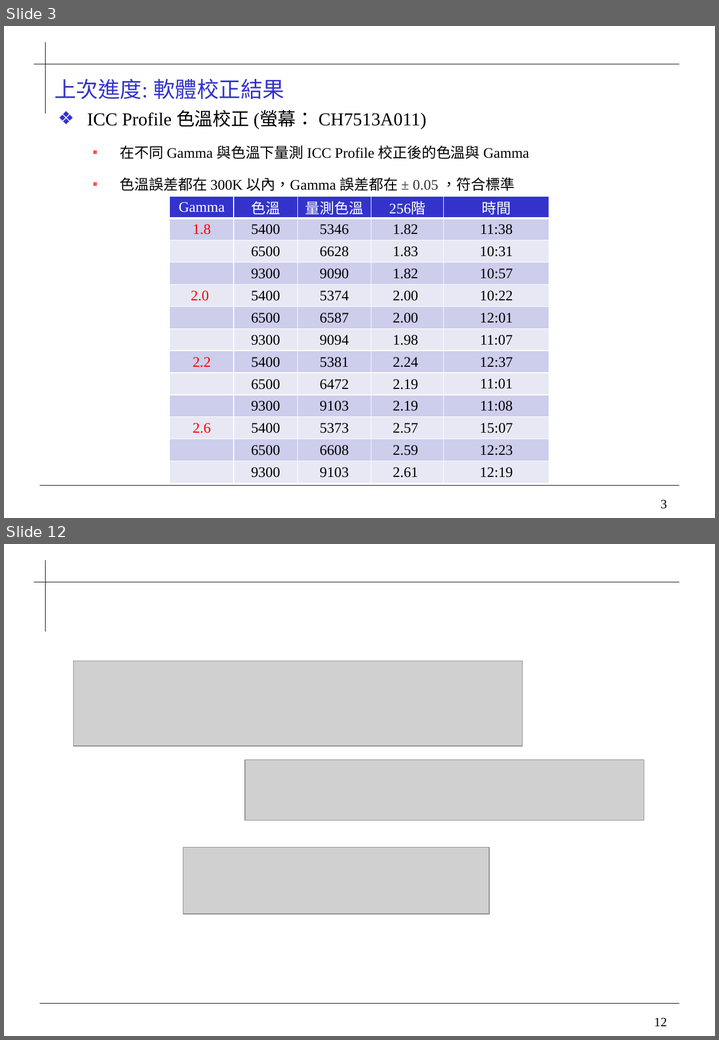
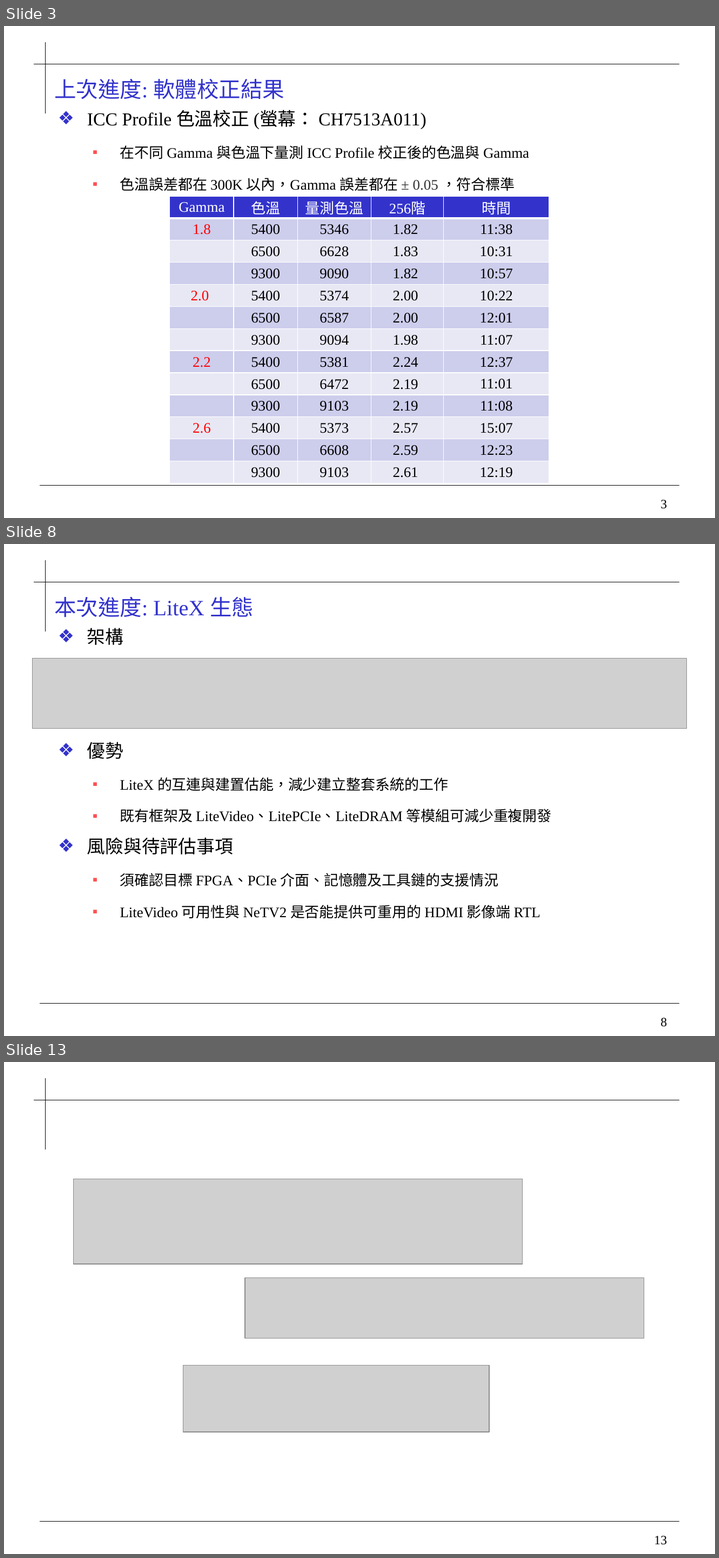
Before and after one commit to 0ilasis0/home, a slide deck: Onyx_進度報告_1013.pptx. Shown one above the other, each under a label of ours: slides 3 and 12 before the commit, slides 3, 8 and 13 after it; the slides between them are not shown. The pictures are 719x1040 and 719x1558 pixels, drawn with LibreOffice and Linux fonts; fonts in the diff are those of the drawing; grey boxes stand for pictures; background and template pictures are left out. Boxes give left, top, right and bottom in pixels: in the first picture for what was removed or moved away, otherwise in the second. Text is boxed around its words. In the diff, an @@ line names an element or a change of style, - is before the commit and + after.

```diff
--- a/Onyx_進度報告_1013.pptx
+++ b/Onyx_進度報告_1013.pptx
@@ slide 8 added at bbox=[4, 544, 715, 1036], background #FFFFFF; not listed: 4 template elements that a slide beside it also shows @@
@@ title added at bbox=[54, 597, 253, 617], 24 pt, text #3333CC @@
+本次進度: LiteX 生態
@@ text added at bbox=[87, 628, 552, 919], 16 pt, text #000000 @@
+❖ 架構
+❖ 優勢
+  ▪ LiteX 的互連與建置估能，減少建立整套系統的工作
+  ▪ 既有框架及 LiteVideo、LitePCIe、LiteDRAM 等模組可減少重複開發
+❖ 風險與待評估事項
+  ▪ 須確認目標 FPGA、PCIe 介面、記憶體及工具鏈的支援情況
+  ▪ LiteVideo 可用性與 NeTV2 是否能提供可重用的 HDMI 影像端 RTL
@@ picture added at bbox=[32, 658, 687, 728] @@
@@ what was slide 12 is now slide 13 @@
@@ page number at bbox=[654, 1536, 667, 1545]: text changed @@
-12
+13
```
Also in this commit, not shown: 7 slides changed, 1 other slide added, 1 slide removed, 43 other files.
